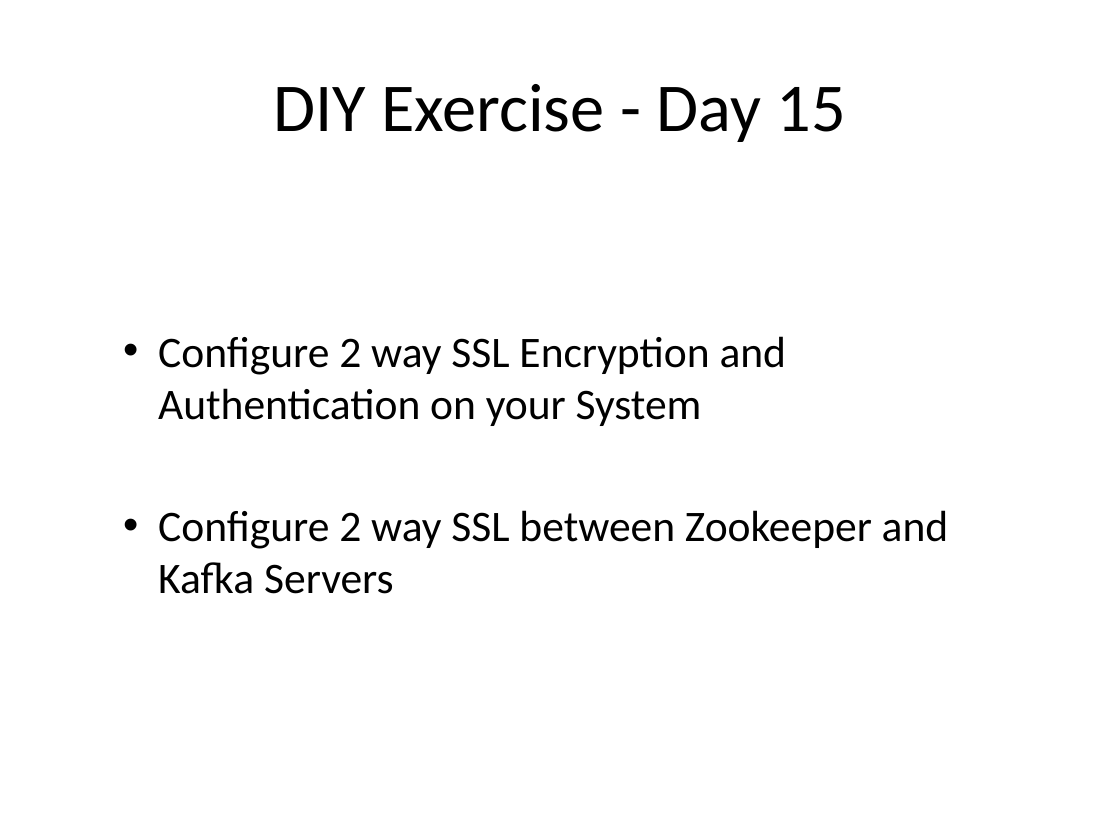
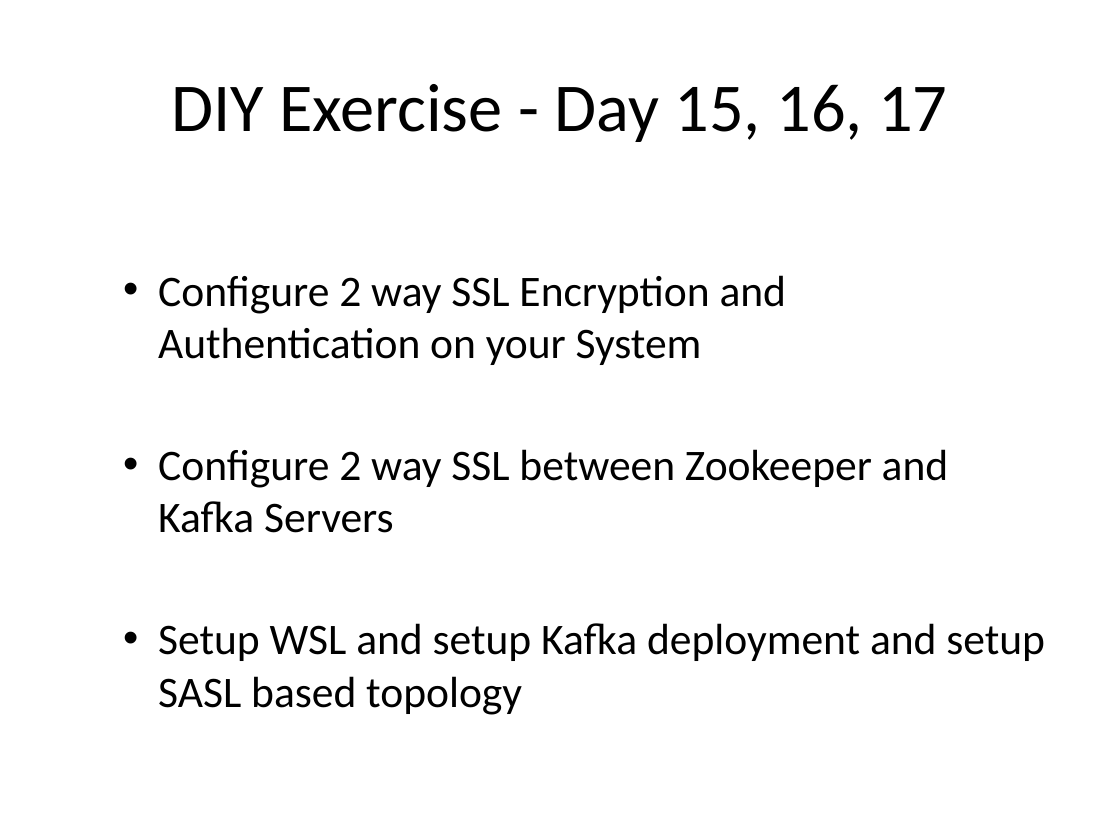
Before and after one commit to sreedharsingaraju/KafkaTutorials, a slide deck: slide 75 of PPT/Kafka-Teaching-Flow.pptx (slide 71 before the commit). Drawn at 1120x840 pixels with LibreOffice and Linux fonts; fonts in the diff are those of the drawing. Boxes give left, top, right and bottom in pixels: in the first picture for what was removed or moved away, otherwise in the second. Text is boxed around its words. In the diff, an @@ line names an element or a change of style, - is before the commit and + after.

```diff
--- a/PPT/Kafka-Teaching-Flow.pptx
+++ b/PPT/Kafka-Teaching-Flow.pptx
@@ title at (171,84,947,142): text changed @@
-DIY Exercise - Day 15
+DIY Exercise - Day 15, 16, 17
@@ text at (158,623,1045,715): paragraph added @@
+  • Setup WSL and setup Kafka deployment and setup SASL based topology
```
Also in this commit, not shown: 2 other slides changed, 4 slides added, 2 other files.
